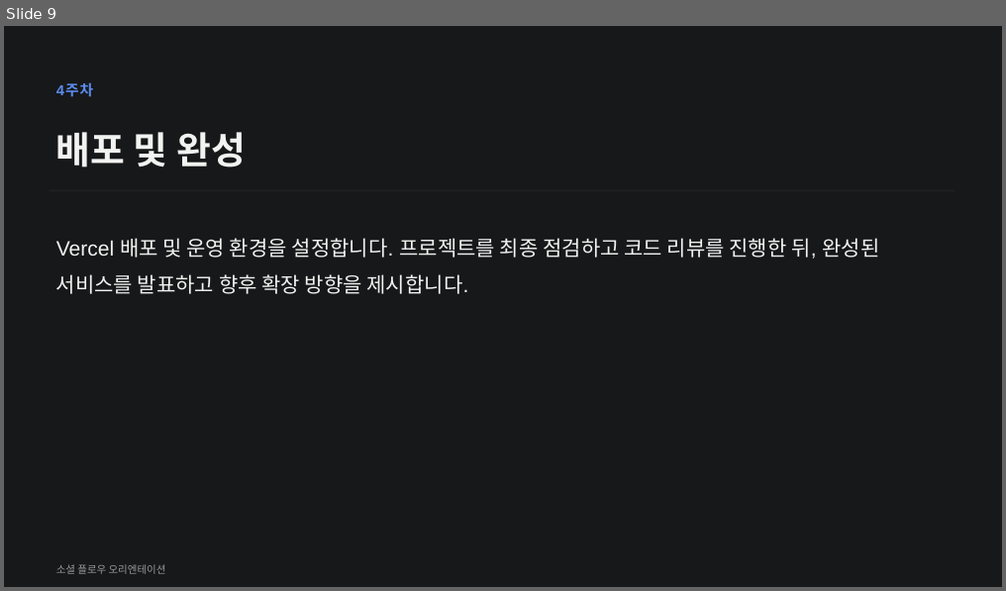
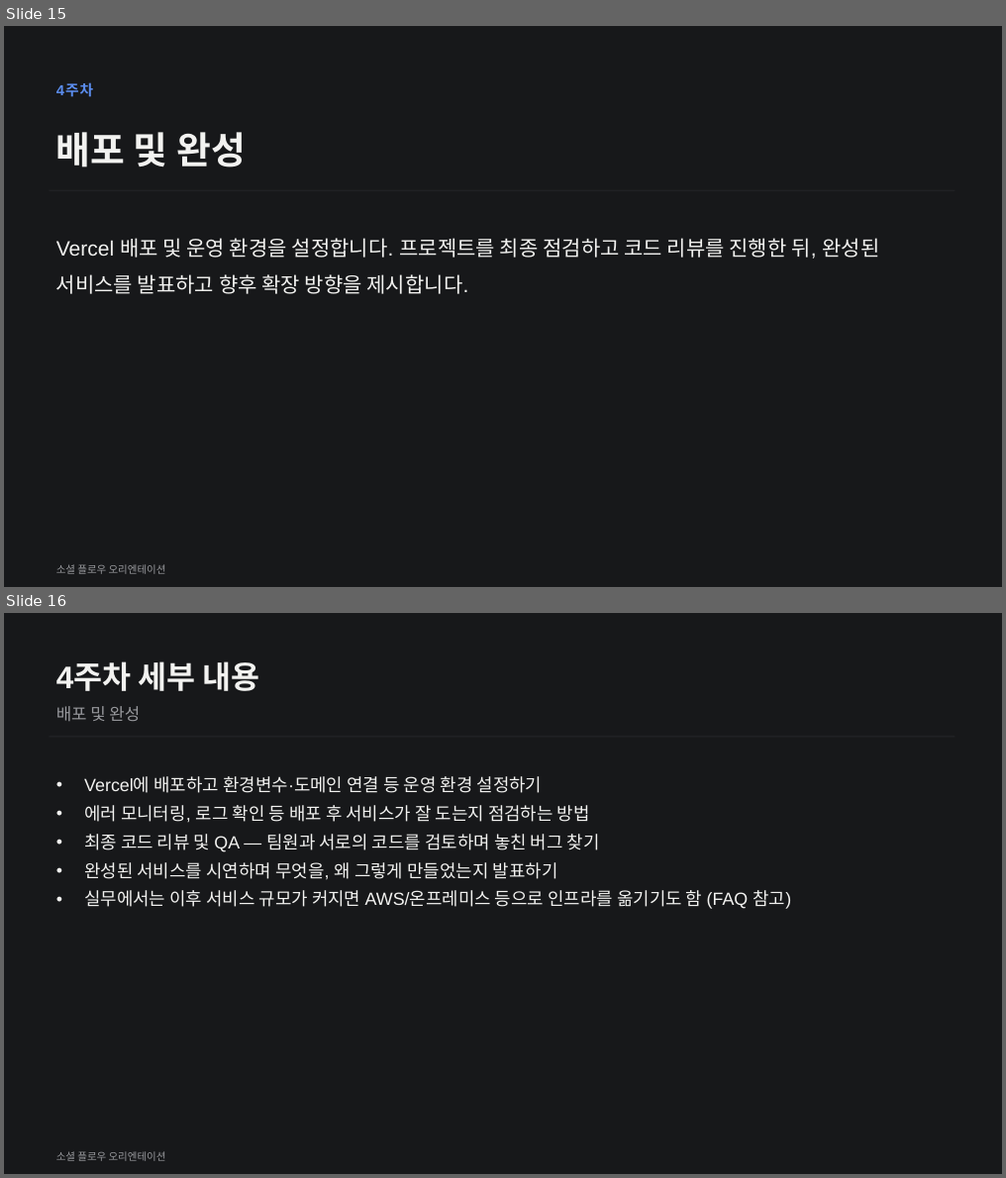
Before and after one commit to white100s/social_flow, a slide deck: docs/social-flow-orientation.pptx. Shown one above the other, each under a label of ours: slide 9 before the commit, slides 15 and 16 after it. The pictures are 1006x591 and 1006x1178 pixels, drawn with LibreOffice and Linux fonts; fonts in the diff are those of the drawing. Boxes give left, top, right and bottom in pixels: in the first picture for what was removed or moved away, otherwise in the second. Text is boxed around its words. In the diff, an @@ line names an element or a change of style, - is before the commit and + after.

```diff
--- a/docs/social-flow-orientation.pptx
+++ b/docs/social-flow-orientation.pptx
@@ slide 16 added at (4,613,1002,1174), background #17181A @@
@@ text added at (56,662,259,691), 30 pt, text #F2F2F0, bold @@
+4주차 세부 내용
@@ text added at (56,706,140,721), 16 pt, text #98999D @@
+배포 및 완성
@@ line added from (49, 737) to (954, 737), #202124 1.5 pt @@
@@ text added at (84,776,791,909), 17 pt, text #F2F2F0 @@
+• Vercel에 배포하고 환경변수·도메인 연결 등 운영 환경 설정하기
+• 에러 모니터링, 로그 확인 등 배포 후 서비스가 잘 도는지 점검하는 방법
+• 최종 코드 리뷰 및 QA — 팀원과 서로의 코드를 검토하며 놓친 버그 찾기
+• 완성된 서비스를 시연하며 무엇을, 왜 그렇게 만들었는지 발표하기
+• 실무에서는 이후 서비스 규모가 커지면 AWS/온프레미스 등으로 인프라를 옮기기도 함 (FAQ 참고)
@@ text added at (56,1152,166,1161), 10 pt, text #98999D @@
+소셜 플로우 오리엔테이션
@@ what was slide 9 is now slide 15 @@
```
Also in this commit, not shown: 2 slides changed, 19 other slides added, 2 other files.
